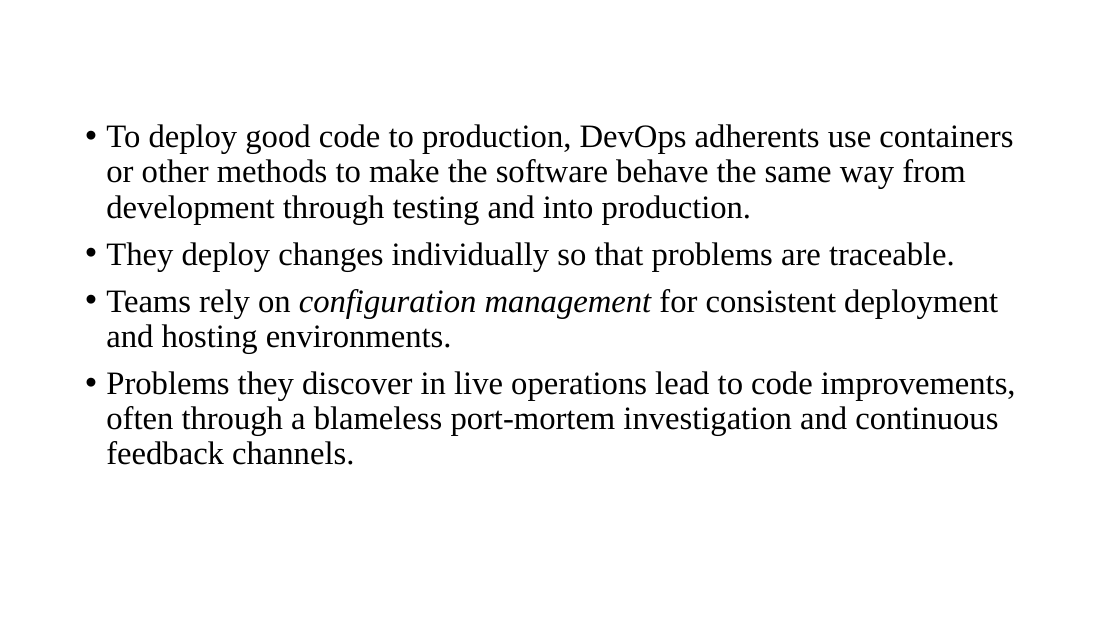
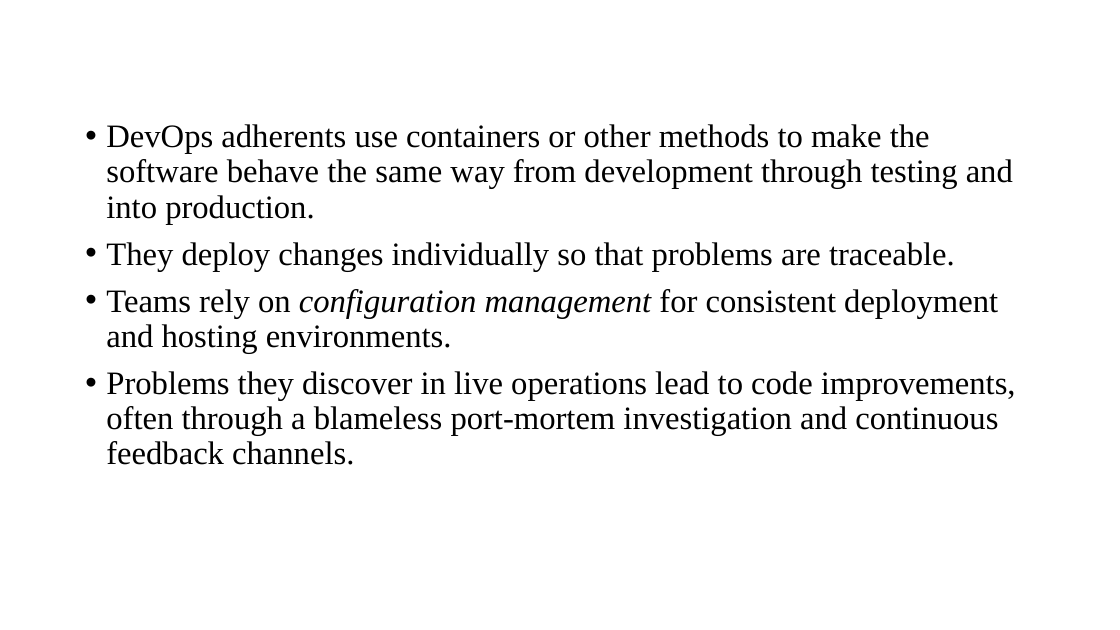
Before and after one commit to TechieeRishi/SEISAII-DevOps, a slide deck: slide 7 of Software Engineering ISA II DevOps - S19-412^0S19-205.pptx. Drawn at 1120x630 pixels with LibreOffice and Linux fonts; fonts in the diff are those of the drawing. Boxes give left, top, right and bottom in pixels: in the first picture for what was removed or moved away, otherwise in the second. Text is boxed around its words. In the diff, an @@ line names an element or a change of style, - is before the commit and + after.

```diff
--- a/Software Engineering ISA II DevOps - S19-412^0S19-205.pptx
+++ b/Software Engineering ISA II DevOps - S19-412^0S19-205.pptx
@@ text at [106, 124, 1013, 224]: text changed @@
-• To deploy good code to production, DevOps adherents use containers or other methods to make the software behave the same way from development through testing and into production.
+• DevOps adherents use containers or other methods to make the software behave the same way from development through testing and into production.
```
Also in this commit, not shown: 3 other slides changed.
